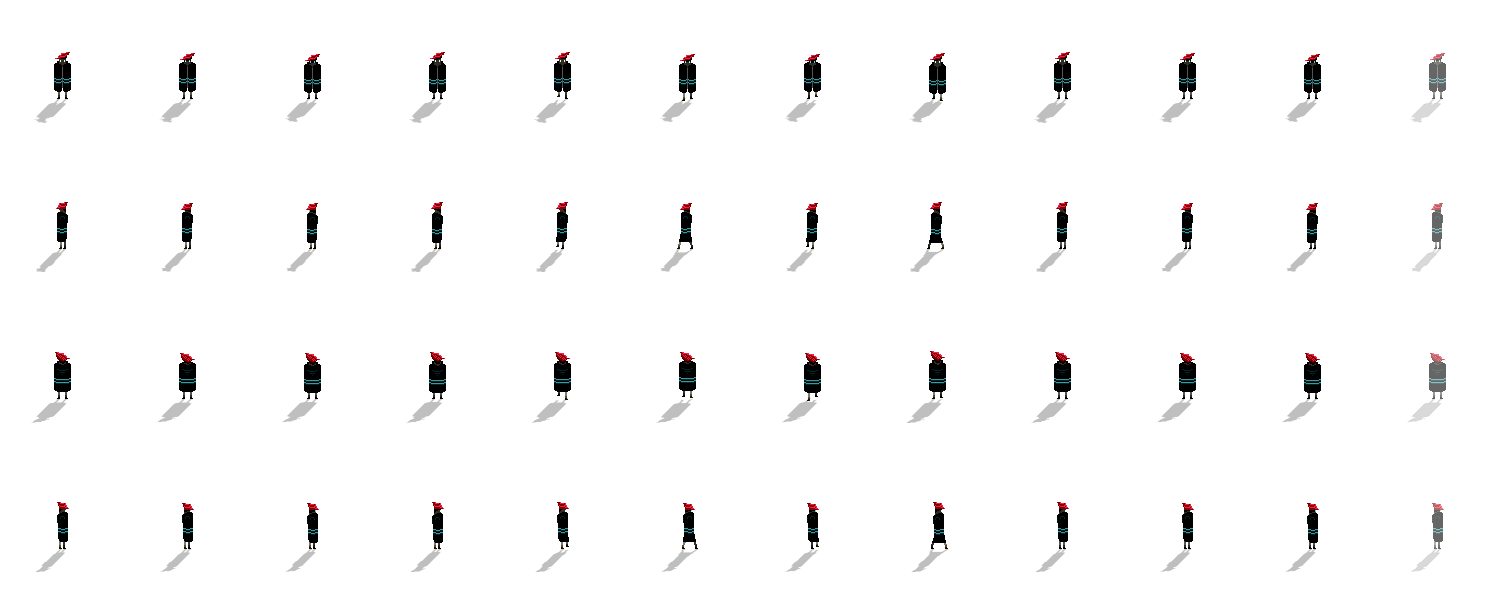
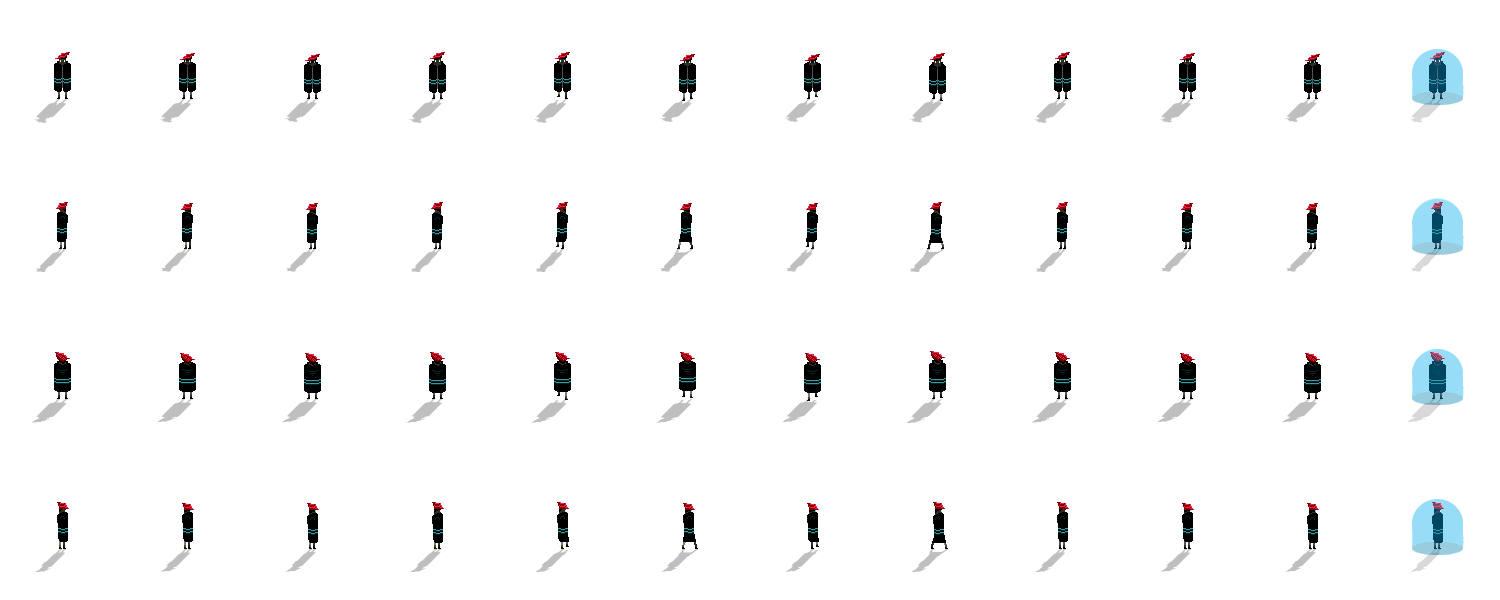
Layers edited between the first and the second 1500 × 600 image:
renamed "Layer 0" to "Layer 1", painted on it over box(1411, 49, 1464, 555)
